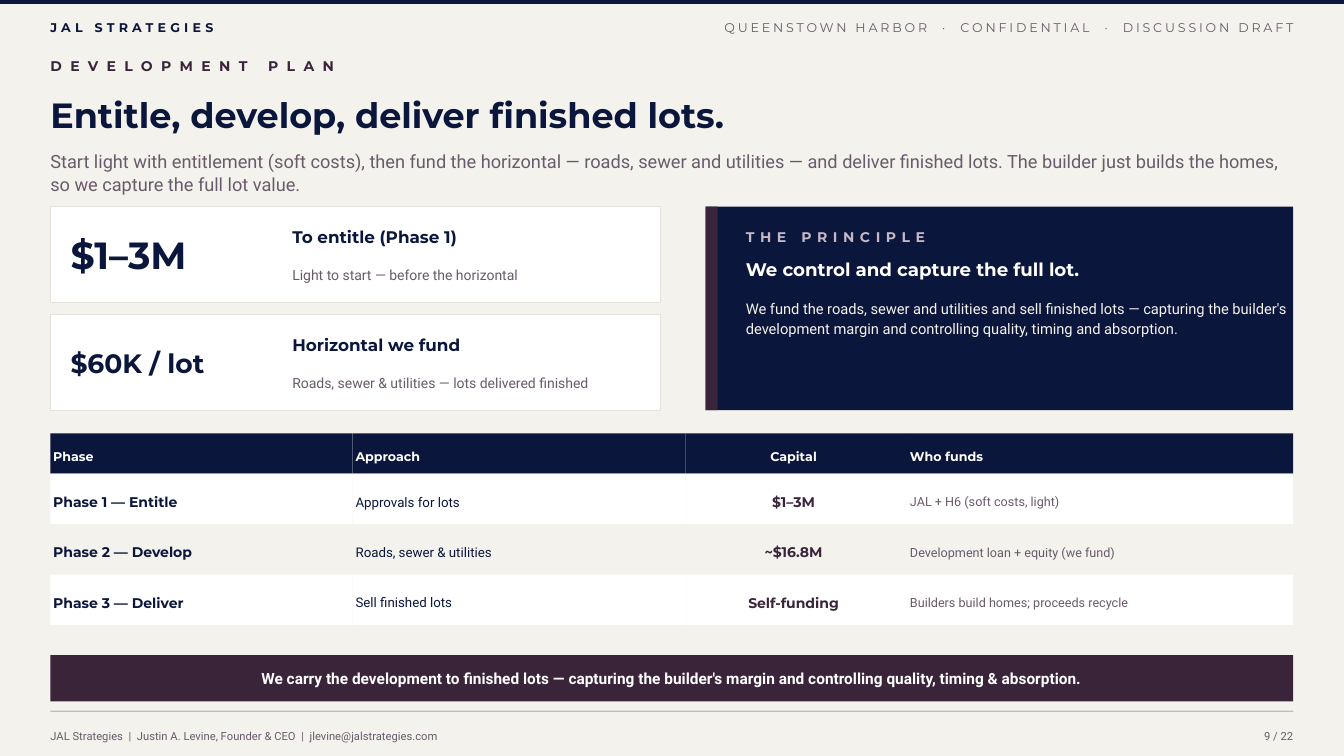
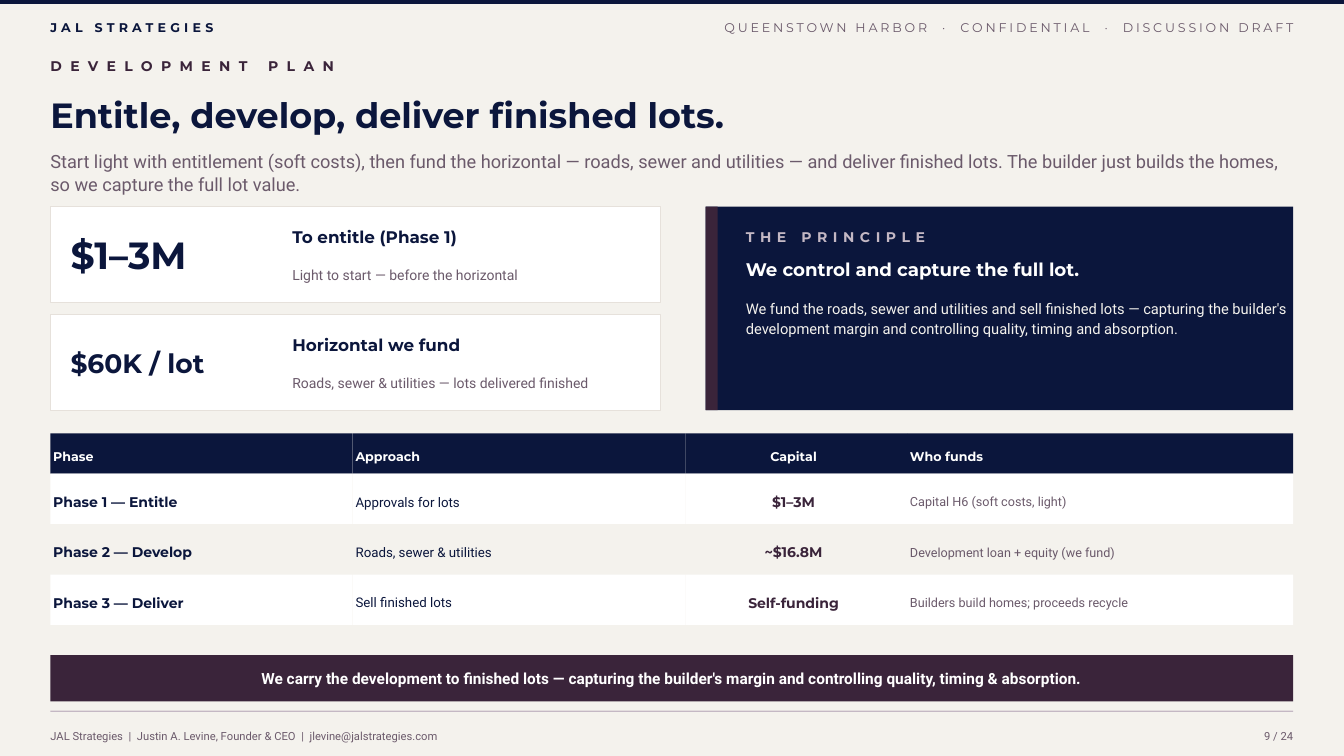
Before and after one commit to jlevine711/Apex, a slide deck: slide 9 of JAL_Queenstown_Harbor_Proposal.pptx. Drawn at 1344x756 pixels with LibreOffice and Linux fonts; fonts in the diff are those of the drawing. Boxes give left, top, right and bottom in pixels: in the first picture for what was removed or moved away, otherwise in the second. Text is boxed around its words. In the diff, an @@ line names an element or a change of style, - is before the commit and + after.

```diff
--- a/JAL_Queenstown_Harbor_Proposal.pptx
+++ b/JAL_Queenstown_Harbor_Proposal.pptx
@@ text at (910,496,1067,509): text changed @@
-JAL + H6 (soft costs, light)
+Capital H6 (soft costs, light)
@@ text at (1264,732,1294,740): text changed @@
-9 / 22
+9 / 24
```
Also in this commit, not shown: 20 other slides changed, 2 slides added, 4 other files.
